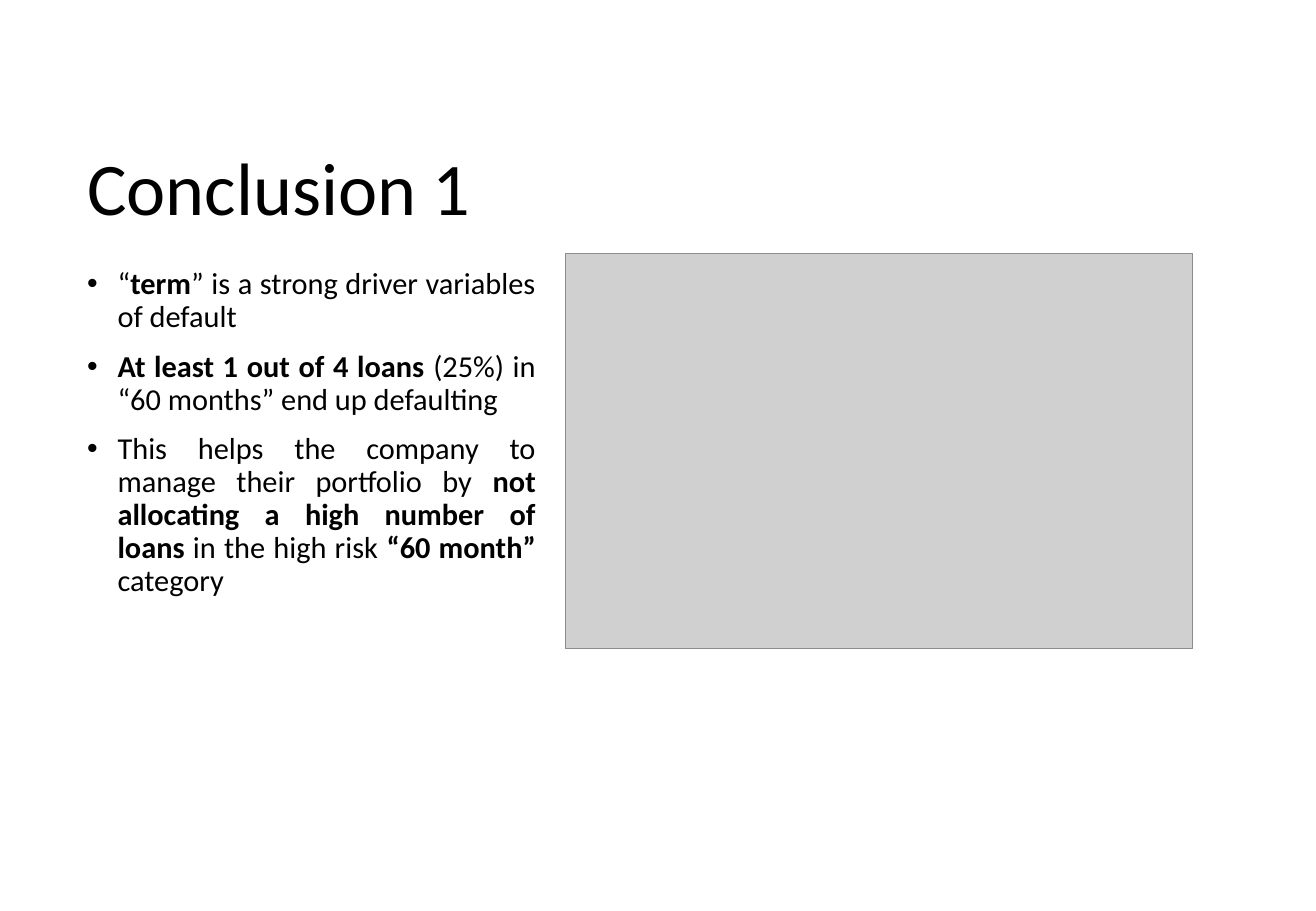
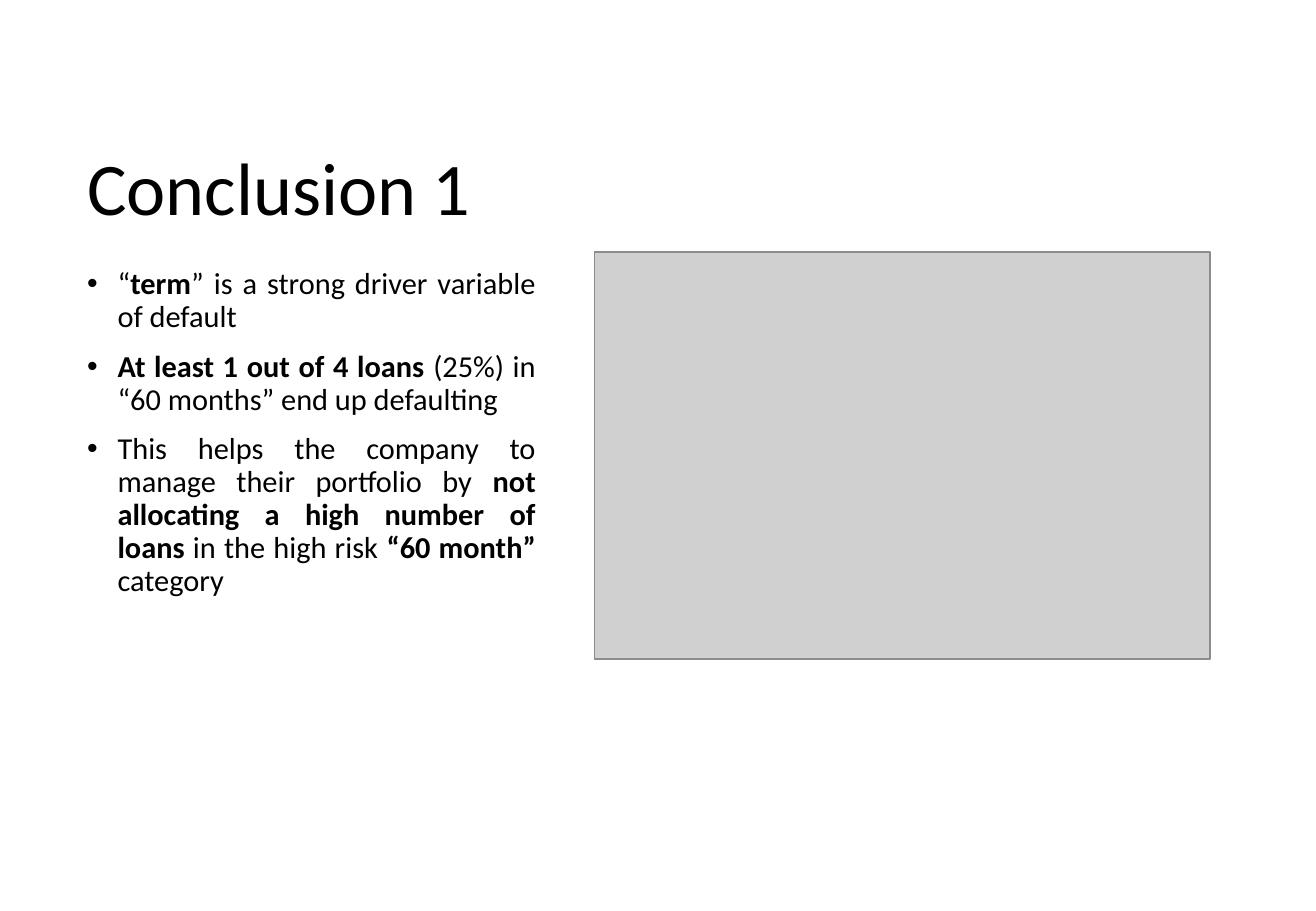
Before and after one commit to krishnajiraoh/upGrad_lending_club_case_study, a slide deck: slide 1 of Insights.pptx. Drawn at 1316x911 pixels with LibreOffice and Linux fonts; fonts in the diff are those of the drawing; grey boxes stand for pictures. Boxes give left, top, right and bottom in pixels: in the first picture for what was removed or moved away, otherwise in the second. Text is boxed around its words. In the diff, an @@ line names an element or a change of style, - is before the commit and + after.

```diff
--- a/Insights.pptx
+++ b/Insights.pptx
@@ picture: place and size @@
-picture at [565, 254, 1193, 649]
+picture at [594, 252, 1210, 659]
@@ text at [118, 272, 535, 328]: text changed @@
-• “term” is a strong driver variables of default
+• “term” is a strong driver variable of default
```
Also in this commit, not shown: 6 other slides changed.
